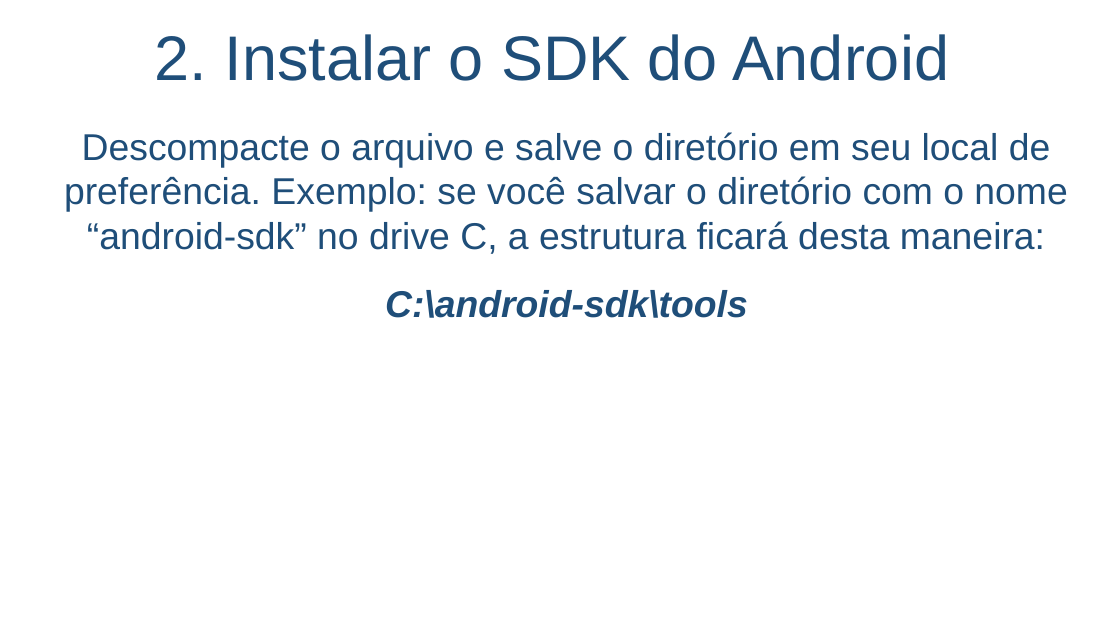
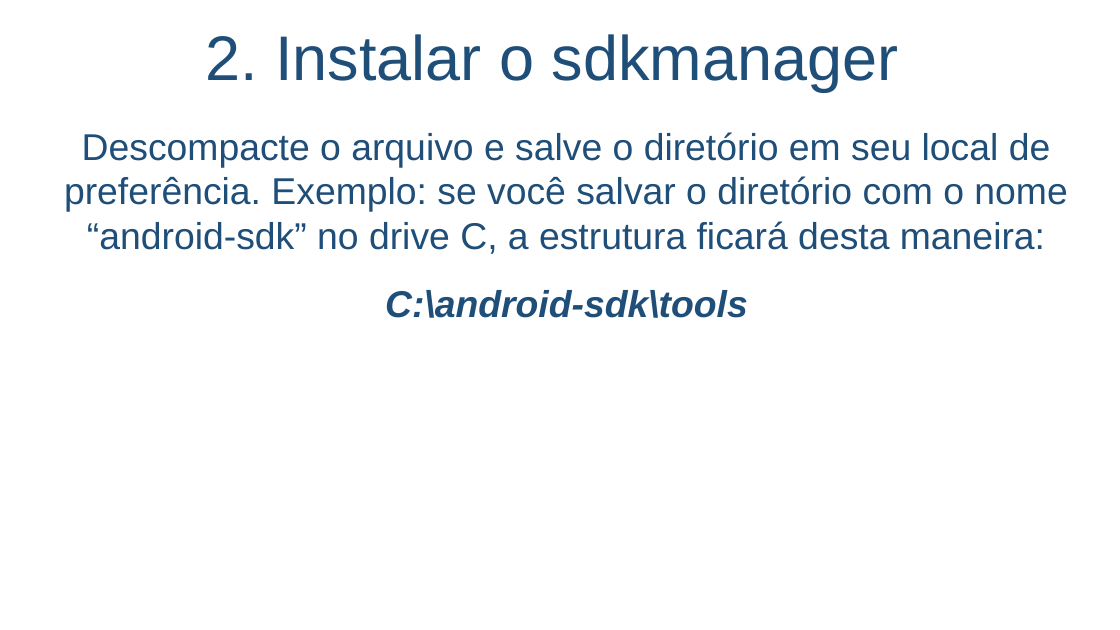
Before and after one commit to salmo-jr/public-slides, a slide deck: slide 10 of building-games-for-Android.pptx (slide 9 before the commit). Drawn at 1120x630 pixels with LibreOffice and Linux fonts; fonts in the diff are those of the drawing; background and template pictures are left out. Boxes give left, top, right and bottom in pixels: in the first picture for what was removed or moved away, otherwise in the second. Text is boxed around its words. In the diff, an @@ line names an element or a change of style, - is before the commit and + after.

```diff
--- a/building-games-for-Android.pptx
+++ b/building-games-for-Android.pptx
@@ title at (x1=206, y1=34, x2=899, y2=91): text changed @@
-2. Instalar o SDK do Android
+2. Instalar o sdkmanager
```
Also in this commit, not shown: 19 other slides changed, 3 slides added, 2 slides removed.
